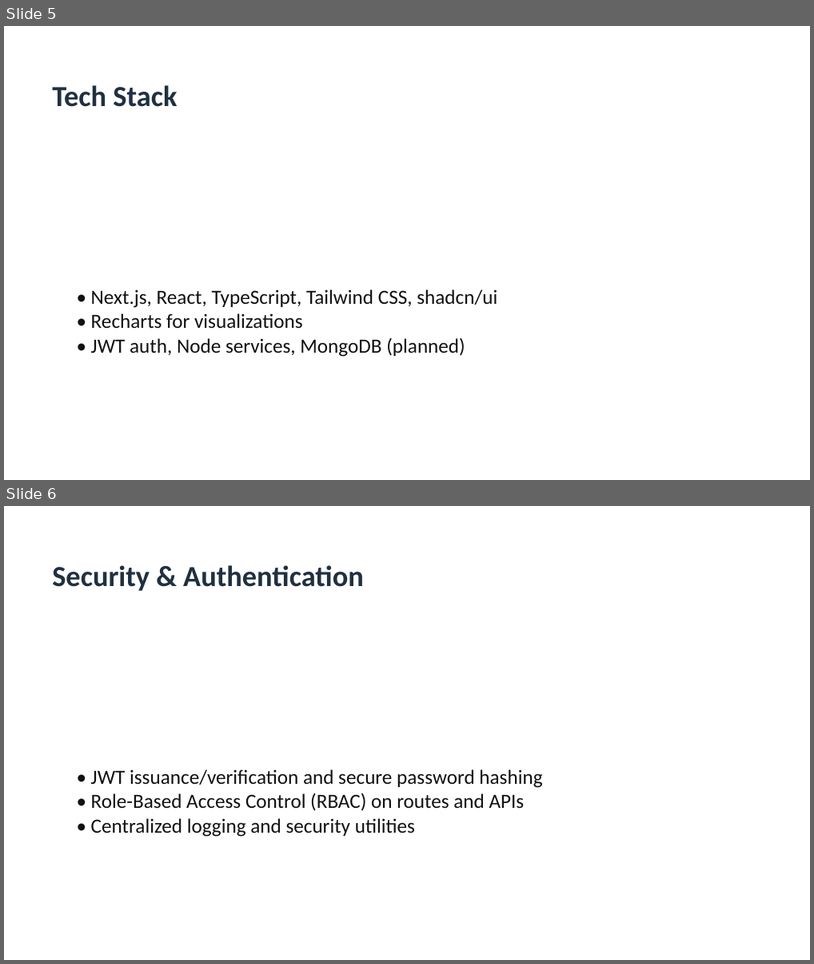
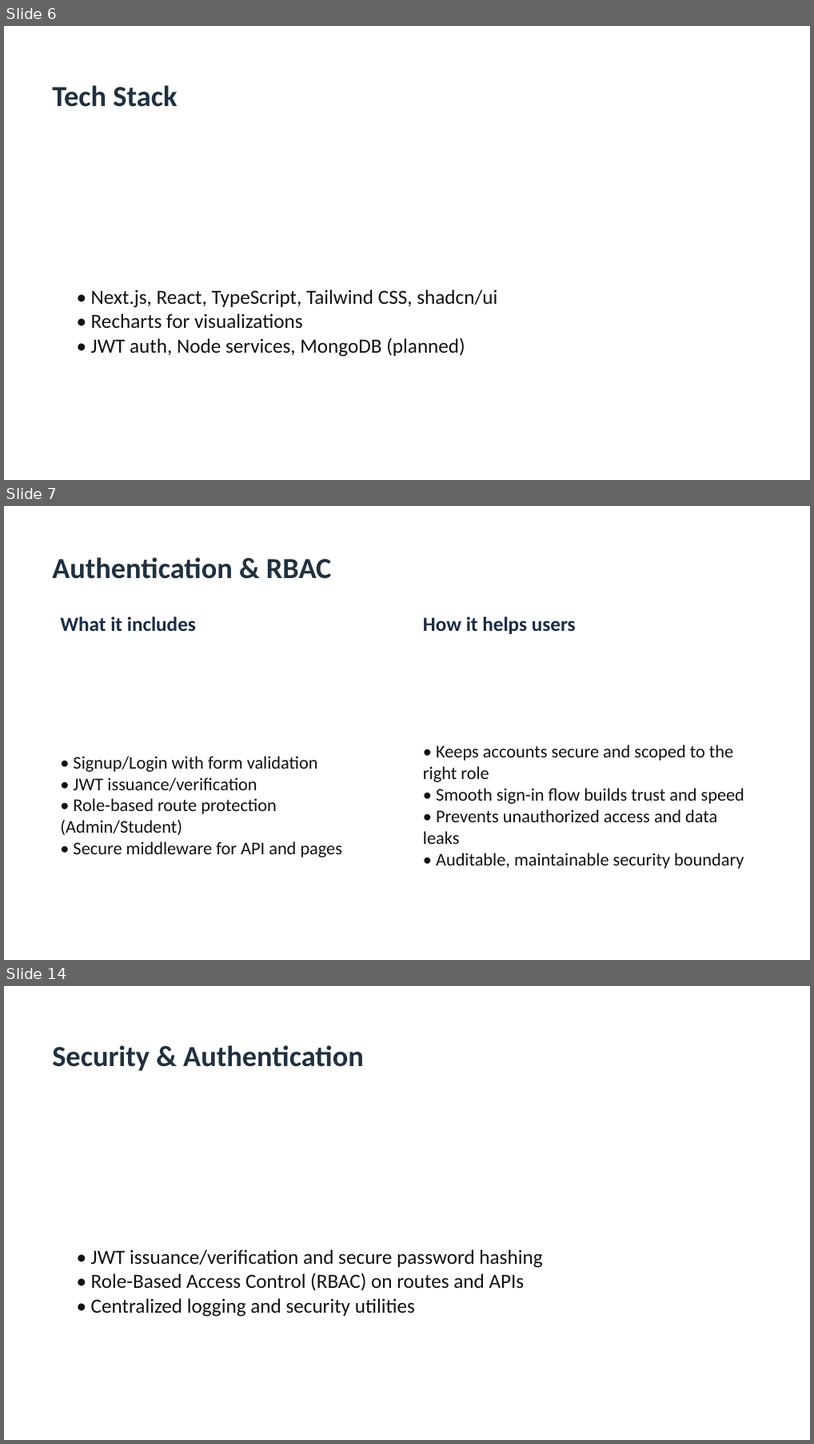
Before and after one commit to ManishKumarCs/learnify-platform, a slide deck: docs/learnify-platform-presentation.pptx. Shown one above the other, each under a label of ours: slides 5 and 6 before the commit, slides 6, 7 and 14 after it; the slides between them are not shown. The pictures are 814x964 and 814x1444 pixels, drawn with LibreOffice and Linux fonts; fonts in the diff are those of the drawing. Boxes give left, top, right and bottom in pixels: in the first picture for what was removed or moved away, otherwise in the second. Text is boxed around its words. In the diff, an @@ line names an element or a change of style, - is before the commit and + after.

```diff
--- a/docs/learnify-platform-presentation.pptx
+++ b/docs/learnify-platform-presentation.pptx
@@ slide 7 added at [4, 506, 810, 960], background #FFFFFF @@
@@ text added at [52, 557, 332, 579], 26 pt, text #203040, bold @@
+Authentication & RBAC
@@ text added at [60, 616, 196, 631], 18 pt, text #1A2B49, bold @@
+What it includes
@@ text added at [423, 616, 576, 634], 18 pt, text #1A2B49, bold @@
+How it helps users
@@ text added at [423, 744, 745, 868], 16 pt, text #111111 @@
+• Keeps accounts secure and scoped to the right role
+• Smooth sign-in flow builds trust and speed
+• Prevents unauthorized access and data leaks
+• Auditable, maintainable security boundary
@@ text added at [60, 756, 343, 857], 16 pt, text #111111 @@
+• Signup/Login with form validation
+• JWT issuance/verification
+• Role-based route protection (Admin/Student)
+• Secure middleware for API and pages
@@ what was slide 5 is now slide 6 @@
@@ what was slide 6 is now slide 14 @@
```
Also in this commit, not shown: 20 other slides added, 1 other file.
